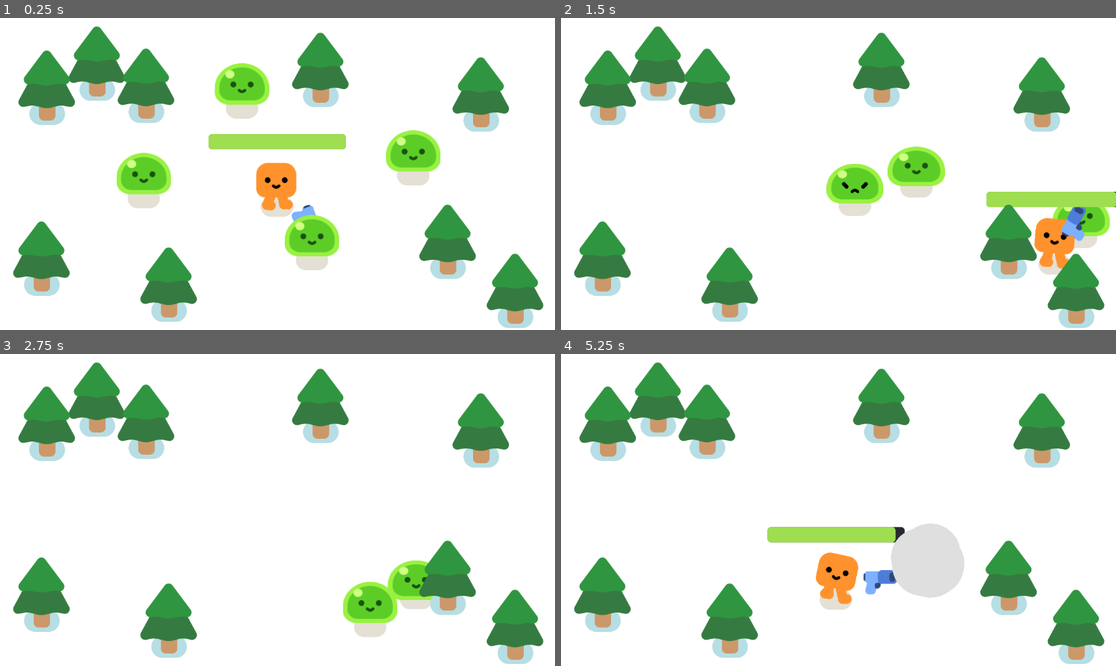
Above: before the commit, frames 1-4 (two rows, left to right).
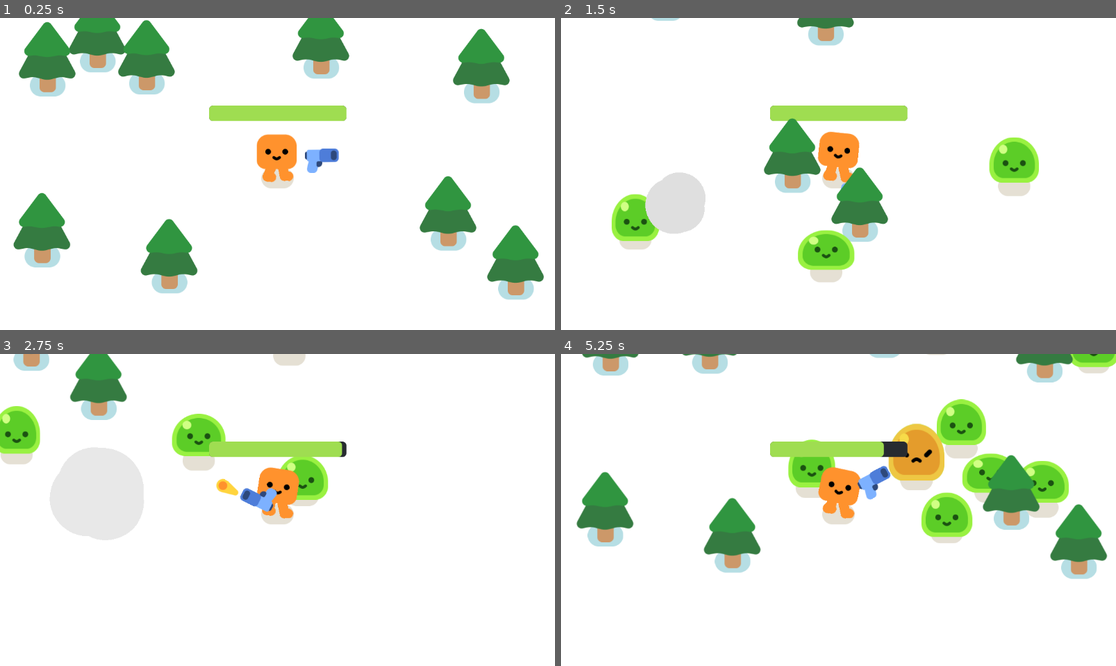
Above: after the commit, the same moments.

Repository: LeoVDang/Vampire-Survivor
Game: Godot game, scene res://survivors_game.tscn
Two runs of this game, one before a commit and one after it. Both use one fixed random seed, a clock stepped at 60 frames per second and the inputs below.
Inputs:
- Up to frame 1 (0.25 s): no input
- Up to frame 2 (1.5 s): hold D (move_right) 0.53-1.28 s; hold S (move_down) from 1.28 s (still down)
- Up to frame 3 (2.75 s): release S (move_down) at 2.03 s; hold D (move_right) from 2.03 s (still down)
- Up to frame 4 (5.25 s): release D (move_right) at 2.78 s; hold W (move_up) 2.78-3.53 s; hold A (move_left) 3.53-5.03 s; hold S (move_down) from 5.03 s (still down)

The runs differ from the first frame. In frame 1, 30% of the frame differs, in the area x 2-98%, y 0-100%; in frame 2, 30%; in frame 3, 23%; in frame 4, 36%, in the area x 2-100%, y 0-100%.

Commit message:
Randomly Spawn Mobs

Diff:
--- a/Vampire Survivor/player.tscn
+++ b/Vampire Survivor/player.tscn
@@ -56,3 +56,5 @@
 theme_override_styles/fill = SubResource("StyleBoxFlat_4ay5c")
 value = 100.0
 show_percentage = false
+
+[node name="Camera2D" type="Camera2D" parent="."]
--- /dev/null
+++ b/Vampire Survivor/survivors_game.gd
@@ -0,0 +1,13 @@
+extends Node2D
+
+
+func spawn_mob():
+	var new_mob = preload("res://mob.tscn").instantiate()
+	%PathFollow2D.progress_ratio = randf()
+	new_mob.global_position = %PathFollow2D.global_position
+	add_child(new_mob)
+
+
+
+func _on_timer_timeout():
+	spawn_mob()
--- a/Vampire Survivor/survivors_game.tscn
+++ b/Vampire Survivor/survivors_game.tscn
@@ -1,33 +1,43 @@
-[gd_scene load_steps=4 format=3 uid="uid://cp1ya0qdvv2ha"]
+[gd_scene load_steps=5 format=3 uid="uid://cp1ya0qdvv2ha"]
 
 [ext_resource type="PackedScene" uid="uid://cekmmmb3u4q0e" path="res://player.tscn" id="1_1h8yx"]
+[ext_resource type="Script" path="res://survivors_game.gd" id="1_40f2h"]
 [ext_resource type="PackedScene" uid="uid://xwso7q2lav5c" path="res://pine_tree.tscn" id="2_73n6x"]
-[ext_resource type="PackedScene" uid="uid://bqn1r37mswk1q" path="res://mob.tscn" id="3_fcwqh"]
+
+[sub_resource type="Curve2D" id="Curve2D_4jrfp"]
+_data = {
+"points": PackedVector2Array(0, 0, 0, 0, -94, -81, 0, 0, 0, 0, 1303, -78, 0, 0, 0, 0, 1313, 771, 0, 0, 0, 0, -90, 774, 0, 0, 0, 0, -93, -76)
+}
+point_count = 5
 
 [node name="Game" type="Node2D"]
 y_sort_enabled = true
+script = ExtResource("1_40f2h")
 
 [node name="CanvasLayer" type="CanvasLayer" parent="."]
 layer = -30
 
 [node name="ColorRect" type="ColorRect" parent="CanvasLayer"]
+anchors_preset = -1
+anchor_left = -0.00173611
+anchor_top = -0.00308642
+anchor_right = 0.0850694
+anchor_bottom = 0.112654
 offset_right = 1204.0
 offset_bottom = 703.0
+metadata/_edit_use_anchors_ = true
 
 [node name="Player" parent="." instance=ExtResource("1_1h8yx")]
 position = Vector2(575, 383)
 
-[node name="Mob" parent="." instance=ExtResource("3_fcwqh")]
-position = Vector2(681, 551)
+[node name="Path2D" type="Path2D" parent="Player"]
+position = Vector2(-575, -383)
+curve = SubResource("Curve2D_4jrfp")
 
-[node name="Mob2" parent="." instance=ExtResource("3_fcwqh")]
-position = Vector2(236, 366)
-
-[node name="Mob3" parent="." instance=ExtResource("3_fcwqh")]
-position = Vector2(919, 309)
-
-[node name="Mob4" parent="." instance=ExtResource("3_fcwqh")]
-position = Vector2(481, 124)
+[node name="PathFollow2D" type="PathFollow2D" parent="Player/Path2D"]
+unique_name_in_owner = true
+position = Vector2(-94, -81)
+rotation = 0.00214746
 
 [node name="PineTree" parent="." instance=ExtResource("2_73n6x")]
 position = Vector2(201, 162)
@@ -55,3 +65,9 @@
 
 [node name="PineTree9" parent="." instance=ExtResource("2_73n6x")]
 position = Vector2(350, 621)
+
+[node name="Timer" type="Timer" parent="."]
+wait_time = 0.3
+autostart = true
+
+[connection signal="timeout" from="Timer" to="." method="_on_timer_timeout"]
